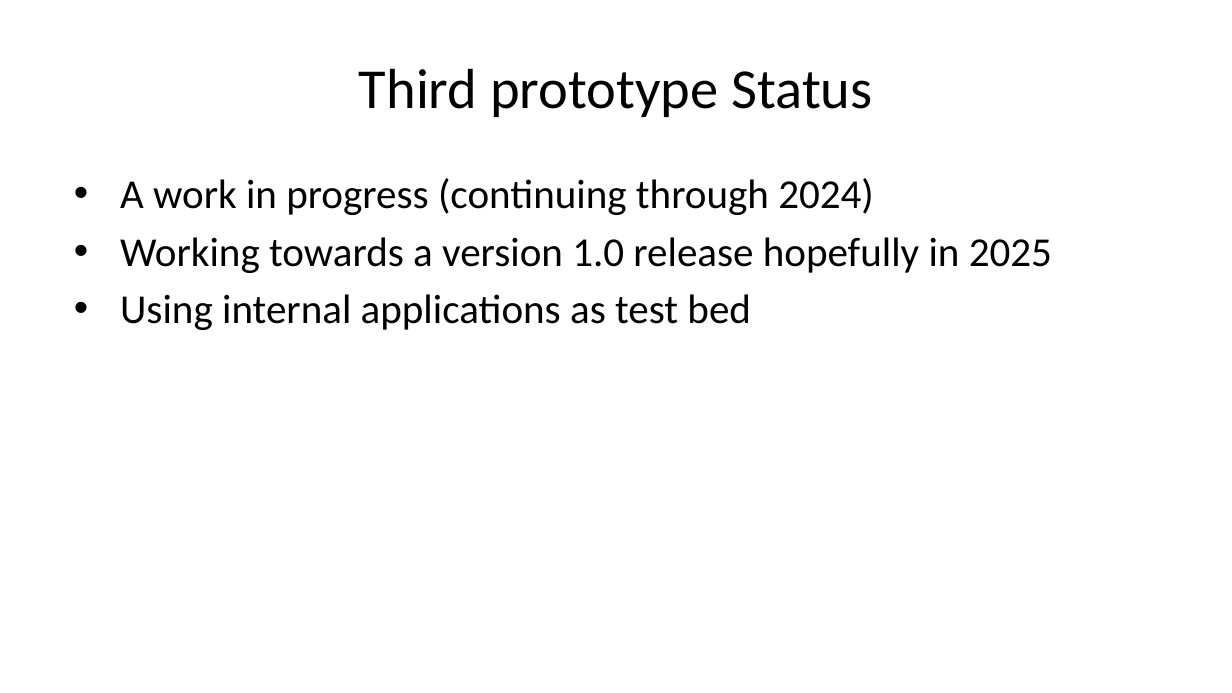
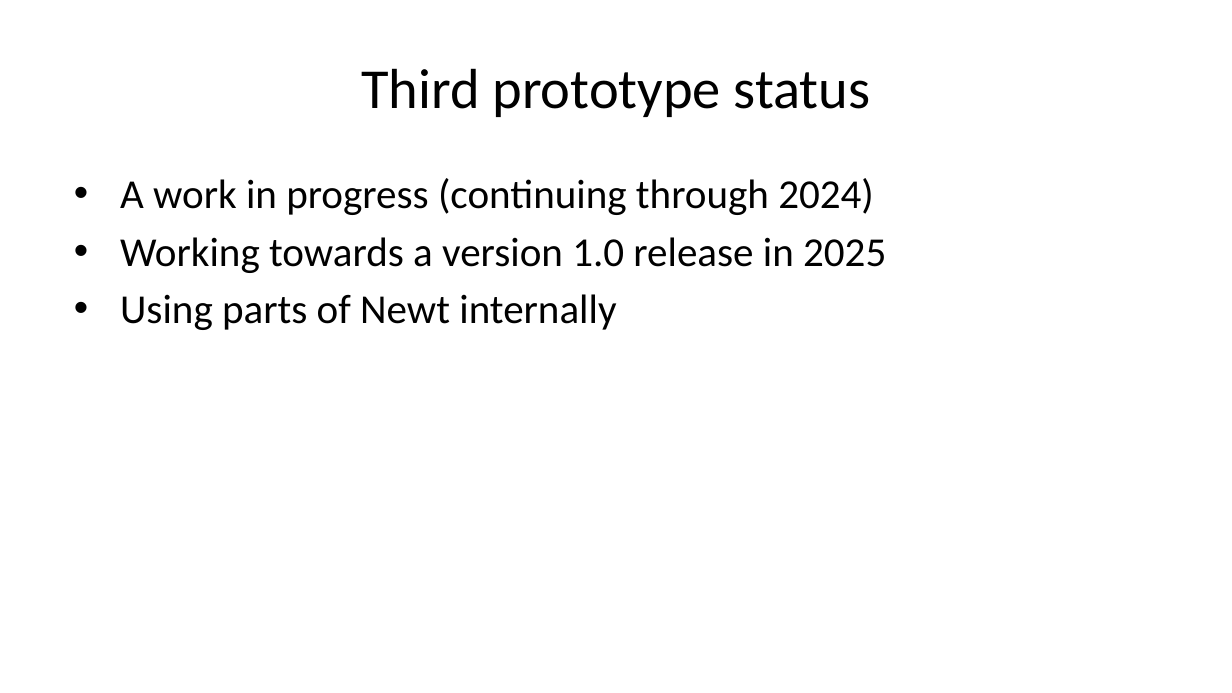
Before and after one commit to caltechlibrary/newt, a slide deck: slide 17 of presentation3/newt-p3.pptx. Drawn at 1232x693 pixels with LibreOffice and Linux fonts; fonts in the diff are those of the drawing. Boxes give left, top, right and bottom in pixels: in the first picture for what was removed or moved away, otherwise in the second. Text is boxed around its words. In the diff, an @@ line names an element or a change of style, - is before the commit and + after.

```diff
--- a/presentation3/newt-p3.pptx
+++ b/presentation3/newt-p3.pptx
@@ title at [361,68,871,117]: text changed @@
-Third prototype Status
+Third prototype status
@@ text at [120,237,886,330]: text changed @@
-• Working towards a version 1.0 release hopefully in 2025
-• Using internal applications as test bed
+• Working towards a version 1.0 release in 2025
+• Using parts of Newt internally
```
Also in this commit, not shown: 7 other slides changed, 1 slide removed, 48 other files.
